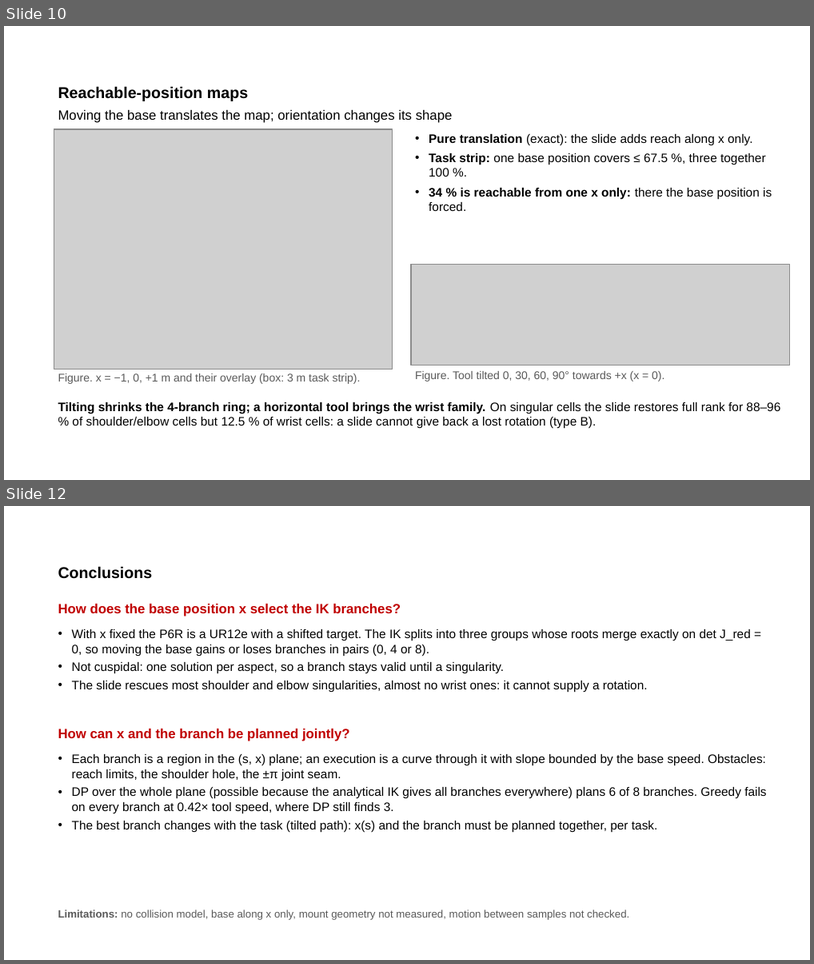
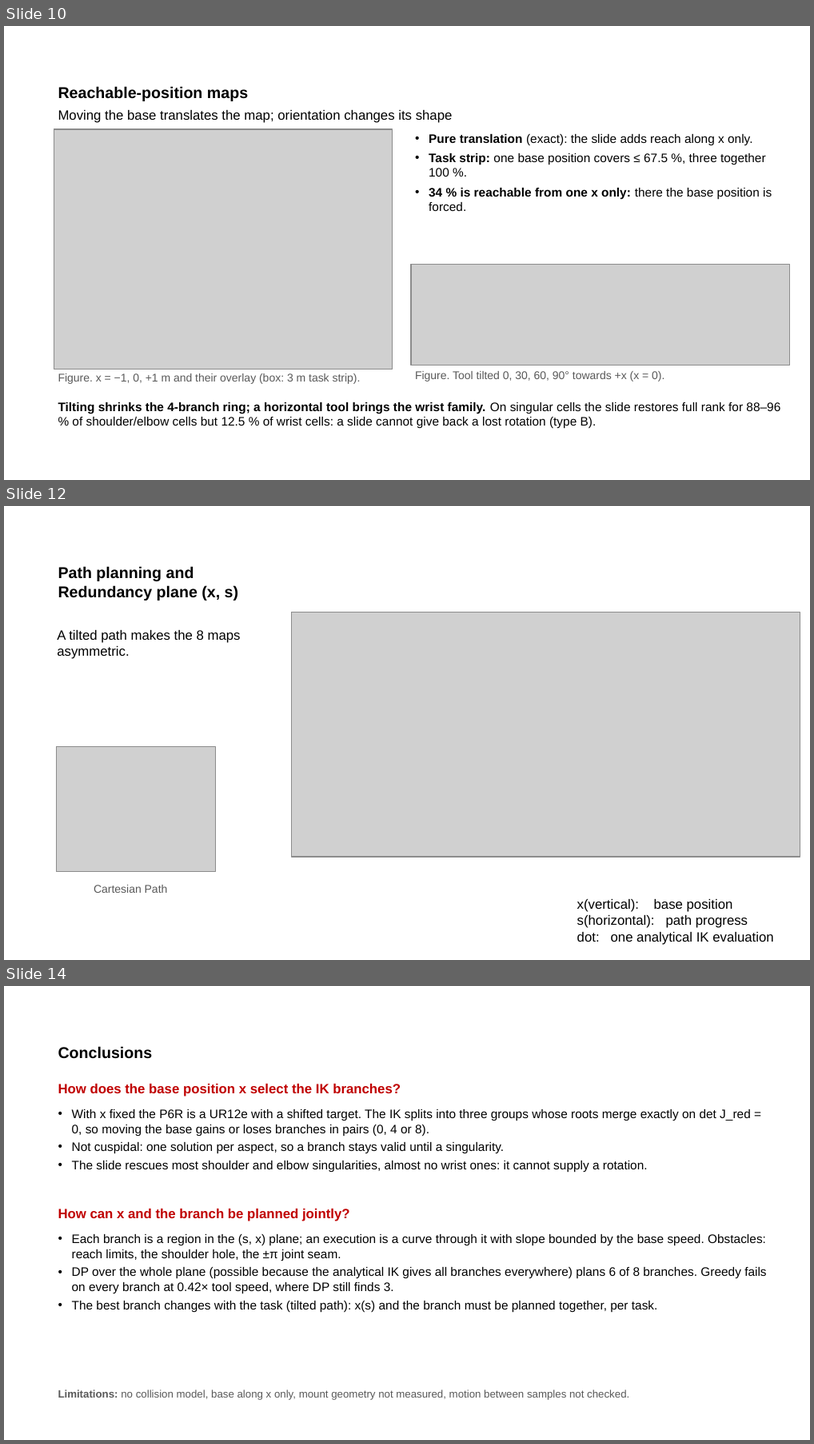
Before and after one commit to wenqian157/p6r_planner, a slide deck: results/presentation/P6R_presentation_complete.pptx. Shown one above the other, each under a label of ours: slides 10 and 12 before the commit, slides 10, 12 and 14 after it; the slides between them are not shown. The pictures are 814x964 and 814x1444 pixels, drawn with LibreOffice and Linux fonts; fonts in the diff are those of the drawing; grey boxes stand for pictures. Boxes give left, top, right and bottom in pixels: in the first picture for what was removed or moved away, otherwise in the second. Text is boxed around its words. In the diff, an @@ line names an element or a change of style, - is before the commit and + after.

```diff
--- a/results/presentation/P6R_presentation_complete.pptx
+++ b/results/presentation/P6R_presentation_complete.pptx
@@ slide 12 added at [4,506,810,960], background #FFFFFF @@
@@ text added at [58,566,238,600], 14 pt, text #000000, bold @@
+Path planning and Redundancy plane (x, s)
@@ picture added at [292,612,802,856] @@
@@ text added at [57,630,241,659], 12 pt, text #000000 @@
+A tilted path makes the 8 maps asymmetric.
@@ picture added at [57,746,216,872] @@
@@ text added at [94,884,168,892], 10 pt, text #595959 @@
+Cartesian Path
@@ text added at [578,899,774,944], 12 pt, text #000000 @@
+x(vertical): base position
+s(horizontal): path progress
+dot: one analytical IK evaluation
@@ what was slide 12 is now slide 14 @@
```
Also in this commit, not shown: 1 slide changed, 1 other slide added, 5 other files.
